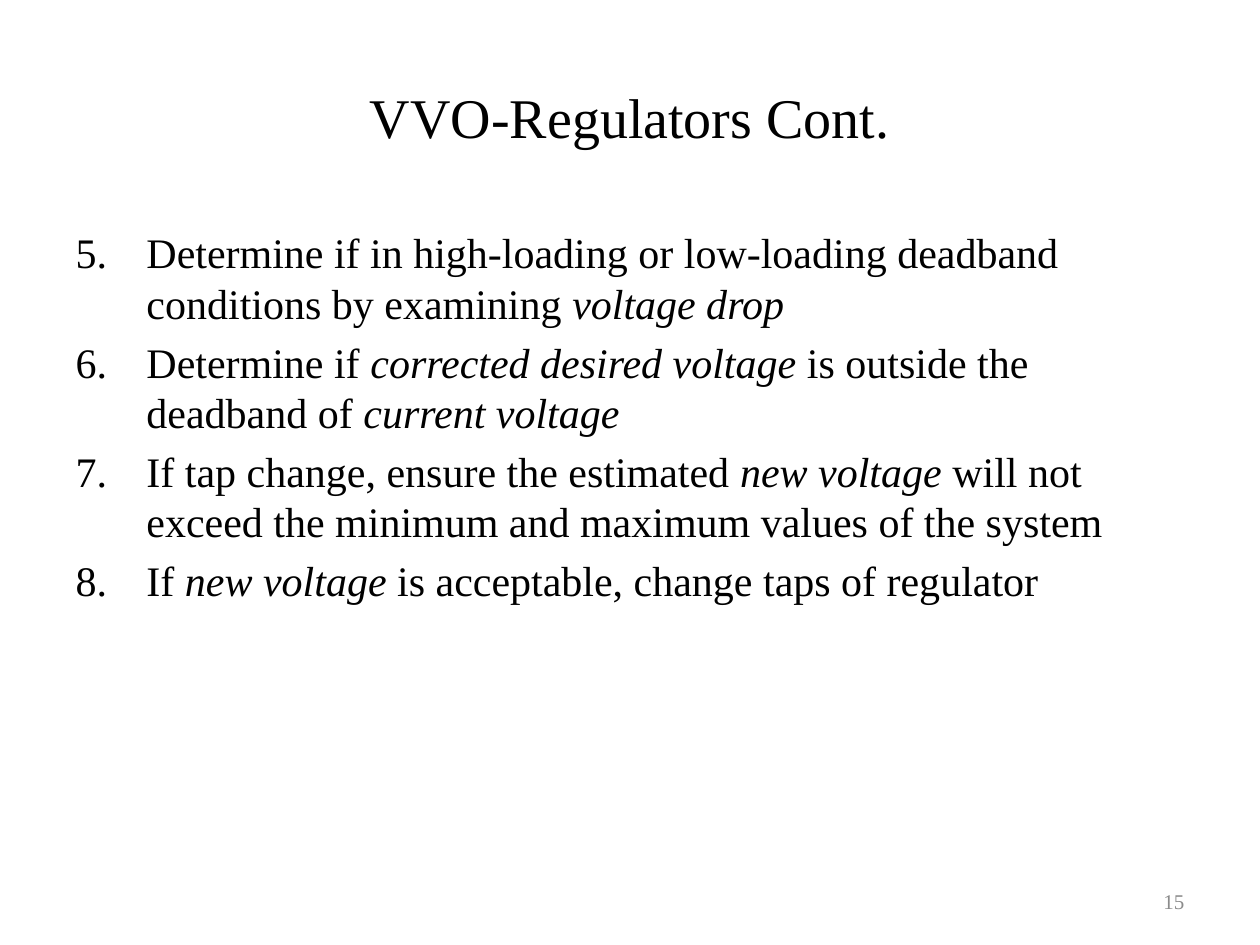
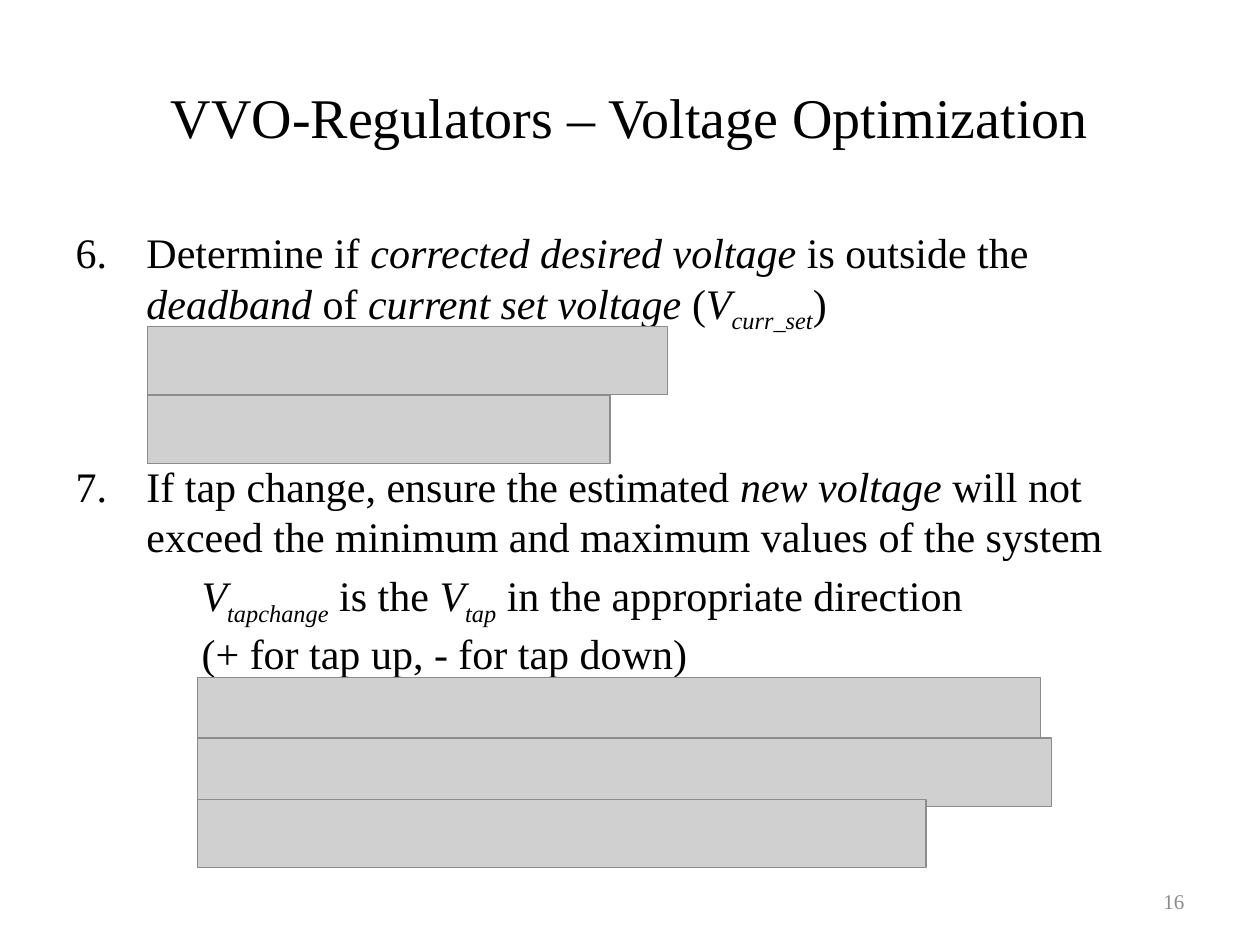
Before and after one commit to gridlab-d/course, a slide deck: slide 16 of University of Washington Class/Module 6 - Volt-VAR Optimization.pptx (slide 15 before the commit). Drawn at 1260x945 pixels with LibreOffice and Linux fonts; fonts in the diff are those of the drawing; grey boxes stand for pictures. Boxes give left, top, right and bottom in pixels: in the first picture for what was removed or moved away, otherwise in the second. Text is boxed around its words. In the diff, an @@ line names an element or a change of style, - is before the commit and + after.

```diff
--- a/University of Washington Class/Module 6 - Volt-VAR Optimization.pptx
+++ b/University of Washington Class/Module 6 - Volt-VAR Optimization.pptx
@@ title at (171,99,1087,149): text changed @@
-VVO-Regulators Cont.
+VVO-Regulators – Voltage Optimization
@@ text at (146,238,1028,332): text changed; italic on @@
-5. Determine if in high-loading or low-loading deadband conditions by examining voltage drop
-6. Determine if corrected desired voltage is outside the deadband of current voltage
+6. Determine if corrected desired voltage is outside the deadband of current set voltage (Vcurr_set)
@@ picture added at (147,326,668,394) @@
@@ picture added at (147,396,610,464) @@
@@ text at (250,582,962,678): text changed @@
-8. If new voltage is acceptable, change taps of regulator
+Vtapchange is the Vtap in the appropriate direction
+(+ for tap up, - for tap down)
@@ picture added at (198,678,1041,746) @@
@@ picture added at (198,738,1051,806) @@
@@ picture added at (198,799,926,867) @@
@@ page number at (1163,895,1184,909): text changed @@
-15
+16
```
Also in this commit, not shown: 6 other slides changed, 4 slides added.
